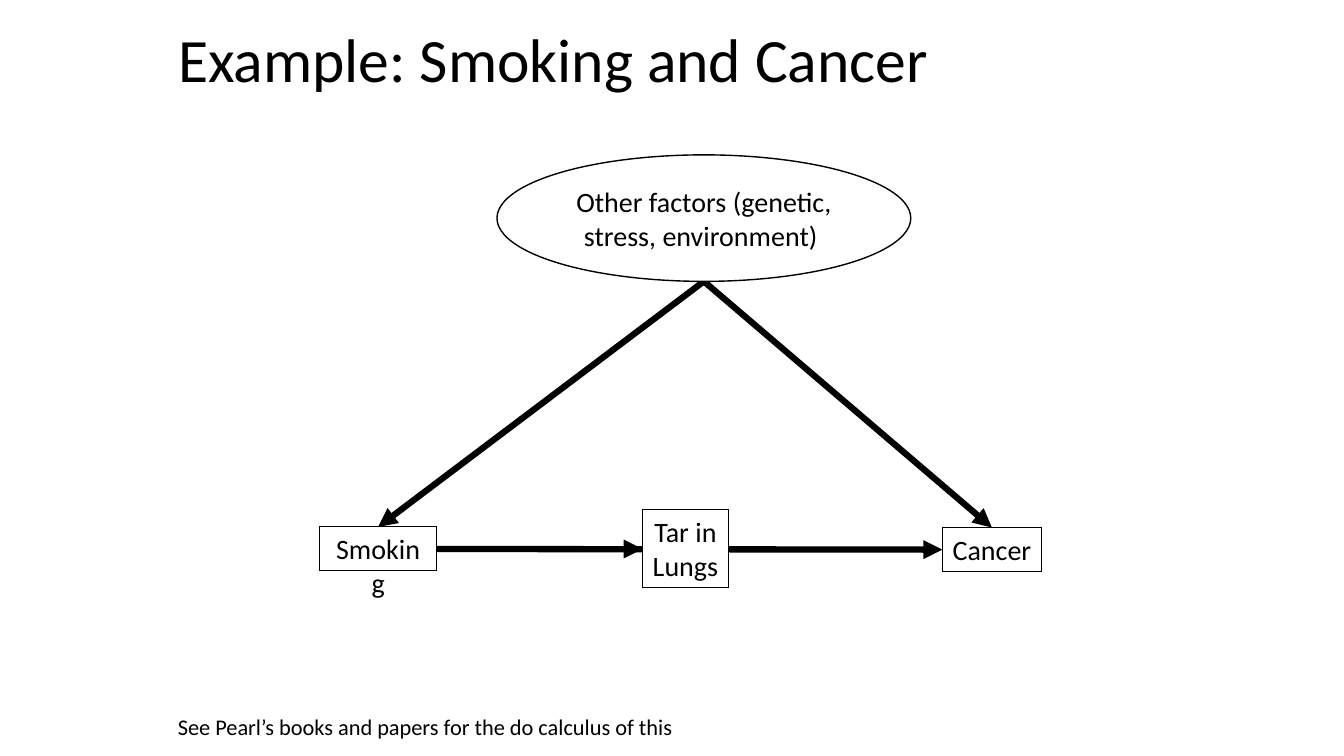
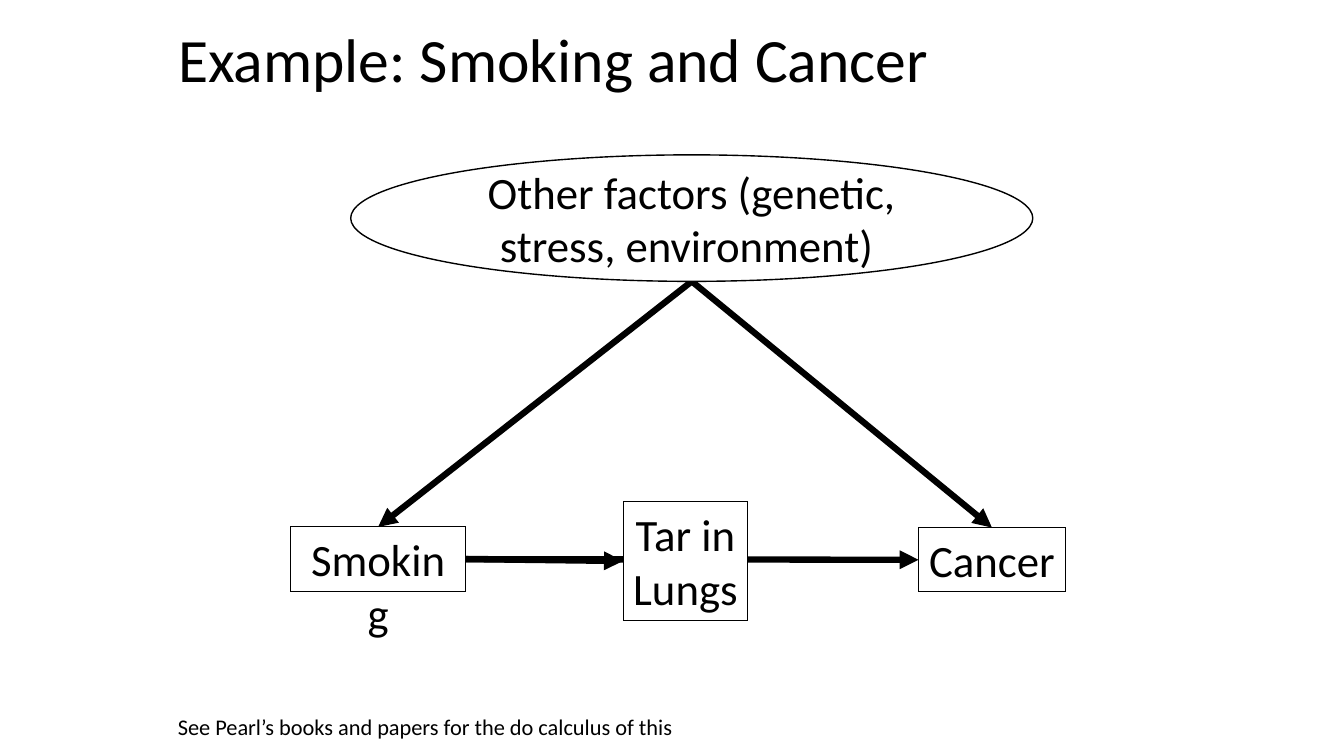
Before and after one commit to biol607/biol607.github.io, a slide deck: slide 66 of lectures/causal_diagrams.pptx (slide 60 before the commit). Drawn at 1344x756 pixels with LibreOffice and Linux fonts; fonts in the diff are those of the drawing. Boxes give left, top, right and bottom in pixels: in the first picture for what was removed or moved away, otherwise in the second. Text is boxed around its words. In the diff, an @@ line names an element or a change of style, - is before the commit and + after.

```diff
--- a/lectures/causal_diagrams.pptx
+++ b/lectures/causal_diagrams.pptx
@@ ellipse "Other factors (genetic, stress, environment)": place and size @@
-ellipse "Other factors (genetic, stress, environment)" at [497,155,911,282]
+ellipse "Other factors (genetic, stress, environment)" at [351,155,1033,282]
@@ arrow moved from (704, 281) - (378, 527) to (692, 281) - (378, 527) @@
@@ arrow moved from (704, 281) - (992, 527) to (692, 281) - (992, 527) @@
@@ size 20 to 32 pt in 4 elements at [351,155,1033,282], [919,527,1066,592], [290,527,466,592], [623,502,748,621] @@
@@ rectangle "Tar in": place and size @@
-rectangle "Tar in" at [643,510,729,588]
+rectangle "Tar in" at [623,502,748,621]
@@ rectangle "Smoking": place and size @@
-rectangle "Smoking" at [320,527,437,572]
+rectangle "Smoking" at [290,527,466,592]
@@ rectangle "Cancer": place and size @@
-rectangle "Cancer" at [943,527,1042,572]
+rectangle "Cancer" at [919,527,1066,592]
@@ arrow moved from (437, 549) - (943, 549) to (466, 560) - (919, 560) @@
@@ arrow moved from (437, 549) - (643, 549) to (466, 560) - (623, 562) @@
```
Also in this commit, not shown: 15 other slides changed, 19 slides added, 5 slides removed.
